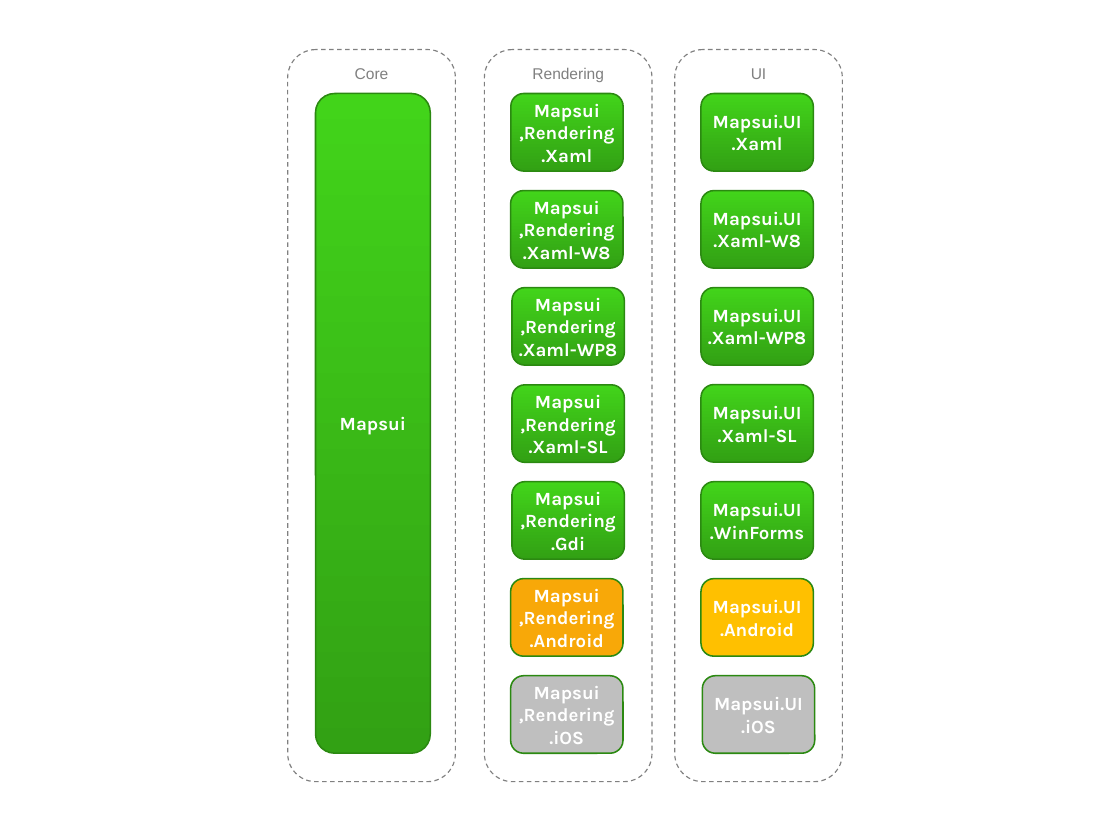
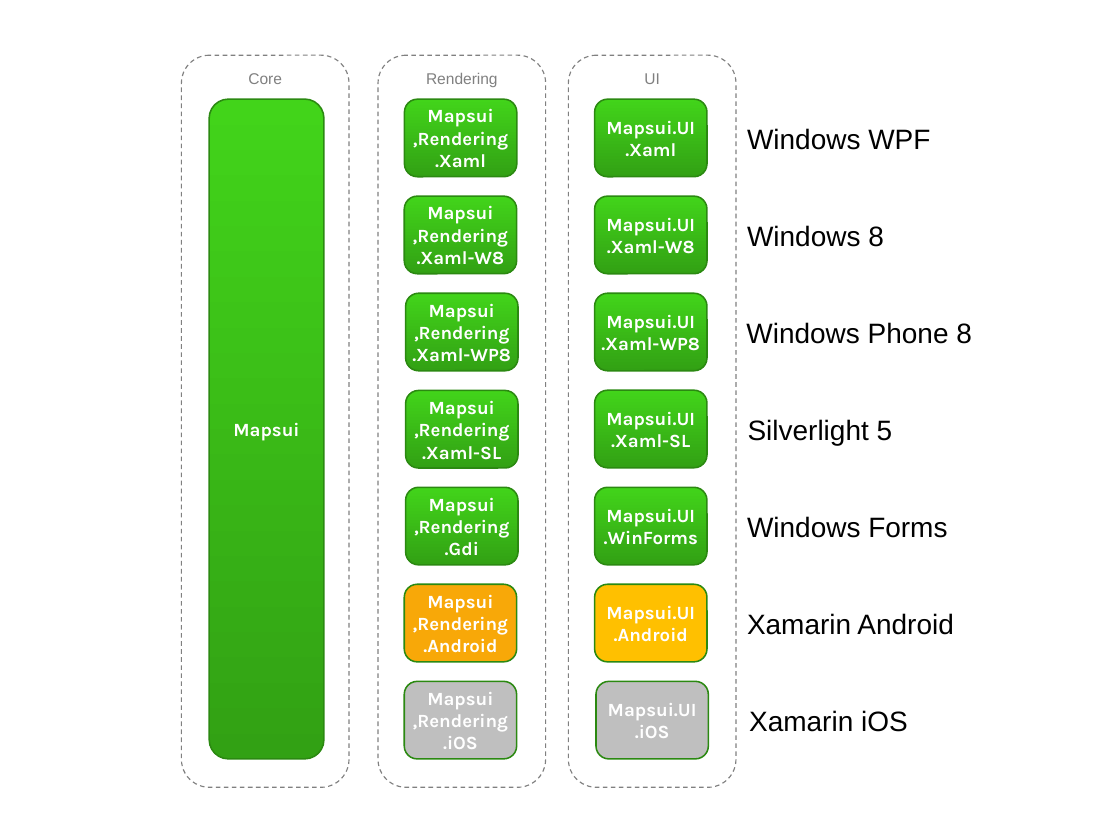
Before and after one commit to Mapsui/Mapsui, a slide deck: slide 1 of Docs/BruTile assemblies.ppt (slide 3 before the commit). Drawn at 1120x840 pixels with LibreOffice and Linux fonts; fonts in the diff are those of the drawing. Boxes give left, top, right and bottom in pixels: in the first picture for what was removed or moved away, otherwise in the second. Text is boxed around its words. In the diff, an @@ line names an element or a change of style, - is before the commit and + after.

Commit message:
updated powerpoint

```diff
--- a/Docs/BruTile assemblies.ppt
+++ b/Docs/BruTile assemblies.ppt
@@ text added at <box>747,128,930,150</box>, 18 pt, text #000000 @@
+Windows WPF
@@ text added at <box>747,225,884,247</box>, 18 pt, text #000000 @@
+Windows 8
@@ text added at <box>746,322,972,344</box>, 18 pt, text #000000 @@
+Windows Phone 8
@@ text added at <box>748,419,893,446</box>, 18 pt, text #000000 @@
+Silverlight 5
@@ text added at <box>747,516,947,538</box>, 18 pt, text #000000 @@
+Windows Forms
@@ text added at <box>747,613,953,635</box>, 18 pt, text #000000 @@
+Xamarin Android
@@ 14 rounded rectangles, 4 freeform shapes: place and size @@
-14 rounded rectangles, 4 freeform shapes at <box>288,49,842,782</box>
+14 rounded rectangles, 4 freeform shapes at <box>181,55,736,787</box>
@@ text added at <box>749,710,908,732</box>, 18 pt, text #000000 @@
+Xamarin iOS
```
Also in this commit, not shown: 1 slide removed.
